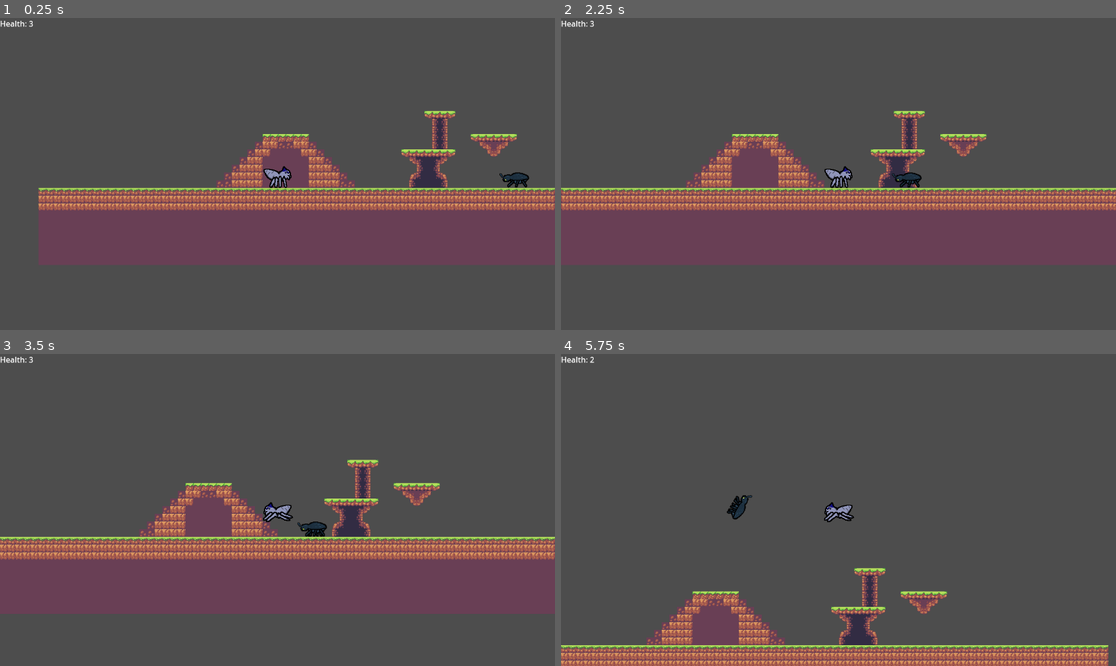
Above: before the commit, frames 1-4 (two rows, left to right).
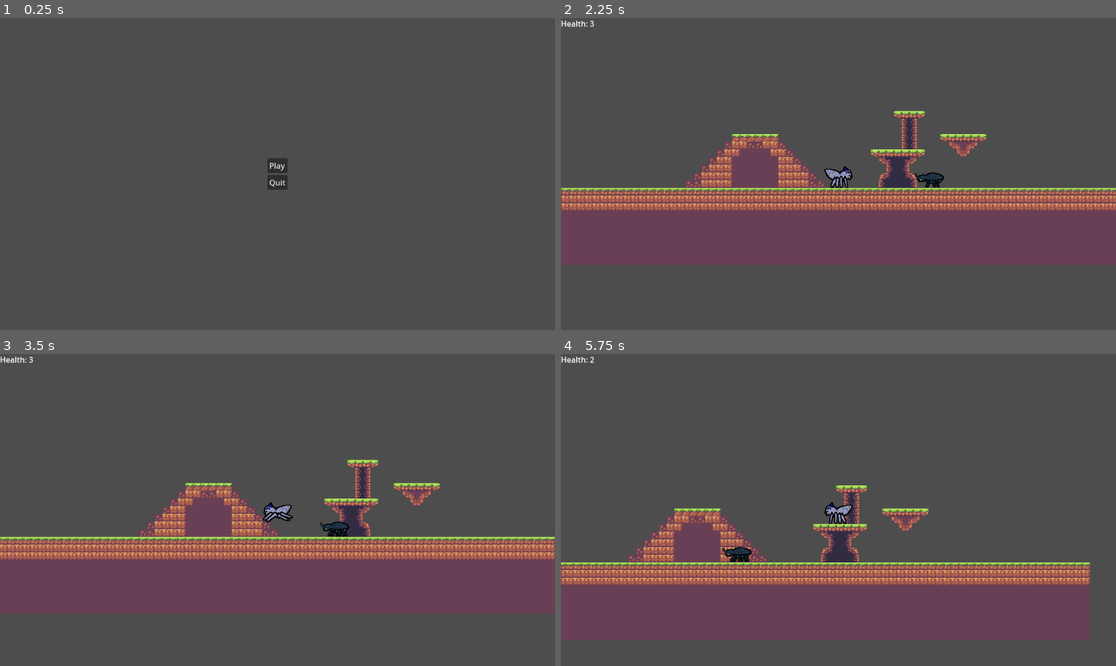
Above: after the commit, the same moments.

Repository: elijahzins/2DPlatfomer
Game: Godot game, scene res://start_menu.tscn
Two runs of this game, one before a commit and one after it. Both use one fixed random seed, a clock stepped at 60 frames per second and the inputs below. Before the commit the project starts from res://player.tscn.
Inputs (mouse positions are in pixels of both pictures, inside the frame that each line leads up to):
- Up to frame 1 (0.25 s): no input
- Up to frame 2 (2.25 s): click (838, 164) at 0.5 s, where only the run after the commit has a clickable "Play"; tap Enter (ui_accept) at 1.25, 1.52 s; hold Right (ui_right) from 1.28 s (still down)
- Up to frame 3 (3.5 s): tap Enter (ui_accept) at 2.27 s; release Right (ui_right) at 2.78 s; hold Left (ui_left) from 2.78 s (still down)
- Up to frame 4 (5.75 s): release Left (ui_left) at 3.53 s; hold Right (ui_right) 3.53-5.03 s; tap Enter (ui_accept) at 3.77, 4.52, 5.27 s; hold Left (ui_left) from 5.03 s (still down)

The runs differ from the first frame. In frame 1, 27% of the frame differs, in the area x 0-100%, y 0-80%; in frame 2, 0.3%; in frame 3, 0.3%; in frame 4, 34%, in the area x 0-99%, y 42-100%.

Commit message:
Implemented a start menu

Diff:
--- a/project.godot
+++ b/project.godot
@@ -15,7 +15,7 @@
 [application]
 
 config/name="2dPlatformer"
-run/main_scene="res://player.tscn"
+run/main_scene="uid://cmynormoh4t1l"
 config/features=PackedStringArray("4.5", "Forward Plus")
 config/icon="res://icon.svg"
 
--- /dev/null
+++ b/start_menu.gd
@@ -0,0 +1,7 @@
+extends Control
+
+func _on_play_button_pressed():
+	get_tree().change_scene_to_file("res://player.tscn")
+
+func _on_quit_button_pressed():
+	get_tree().quit()
--- /dev/null
+++ b/start_menu.tscn
@@ -0,0 +1,37 @@
+[gd_scene load_steps=2 format=3 uid="uid://cmynormoh4t1l"]
+
+[ext_resource type="Script" uid="uid://cbtlgln44rgx0" path="res://start_menu.gd" id="1_jwbto"]
+
+[node name="StartMenu" type="Control"]
+layout_mode = 3
+anchors_preset = 15
+anchor_right = 1.0
+anchor_bottom = 1.0
+grow_horizontal = 2
+grow_vertical = 2
+script = ExtResource("1_jwbto")
+
+[node name="VBoxContainer" type="VBoxContainer" parent="."]
+layout_mode = 1
+anchors_preset = 8
+anchor_left = 0.5
+anchor_top = 0.5
+anchor_right = 0.5
+anchor_bottom = 0.5
+offset_left = -21.0
+offset_top = -33.0
+offset_right = 21.0
+offset_bottom = 33.0
+grow_horizontal = 2
+grow_vertical = 2
+
+[node name="PlayButton" type="Button" parent="VBoxContainer"]
+layout_mode = 2
+text = "Play"
+
+[node name="QuitButton" type="Button" parent="VBoxContainer"]
+layout_mode = 2
+text = "Quit"
+
+[connection signal="pressed" from="VBoxContainer/PlayButton" to="." method="_on_play_button_pressed"]
+[connection signal="pressed" from="VBoxContainer/QuitButton" to="." method="_on_quit_button_pressed"]
Not shown, added: start_menu.gd.uid
